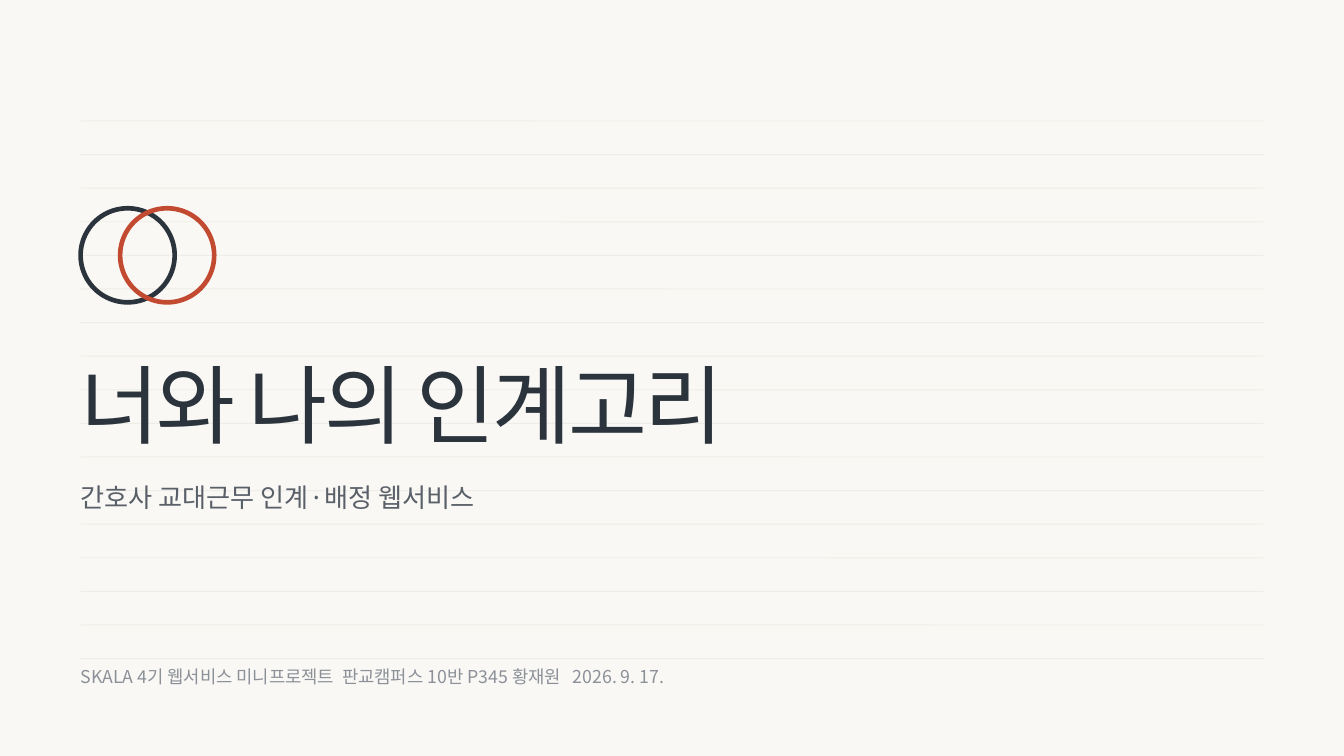
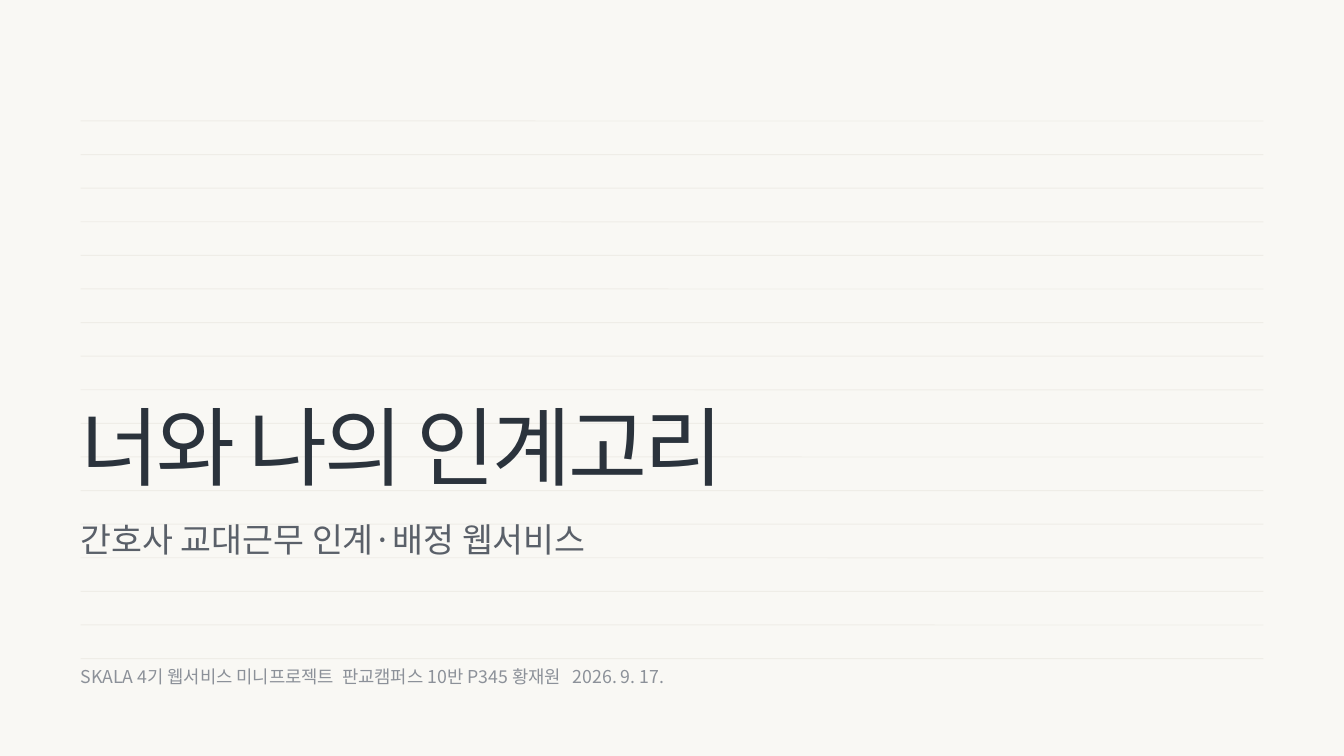
Before and after one commit to wodnjs2020136144/skala-webservice-mini, a slide deck: slide 1 of deliverables/10반_황재원_너와나의인계고리-개요.pptx. Drawn at 1344x756 pixels with LibreOffice and Linux fonts; fonts in the diff are those of the drawing. Boxes give left, top, right and bottom in pixels: in the first picture for what was removed or moved away, otherwise in the second. Text is boxed around its words. In the diff, an @@ line names an element or a change of style, - is before the commit and + after.

```diff
--- a/deliverables/10반_황재원_너와나의인계고리-개요.pptx
+++ b/deliverables/10반_황재원_너와나의인계고리-개요.pptx
@@ ellipse removed at [81, 208, 175, 302] @@
@@ ellipse removed at [120, 208, 214, 302] @@
@@ text "너와 나의 인계고리": place and size @@
-text "너와 나의 인계고리" at [81, 366, 724, 444]
+text "너와 나의 인계고리" at [81, 408, 724, 486]
@@ text "간호사 교대근무 인계·배정 웹서비스": place and size @@
-text "간호사 교대근무 인계·배정 웹서비스" at [81, 485, 474, 509]
+text "간호사 교대근무 인계·배정 웹서비스" at [81, 524, 586, 555]
@@ text "간호사 교대근무 인계·배정 웹서비스" at [81, 524, 586, 555]: size 14 to 18 pt @@
```
Also in this commit, not shown: 5 other slides changed, 7 other files.
